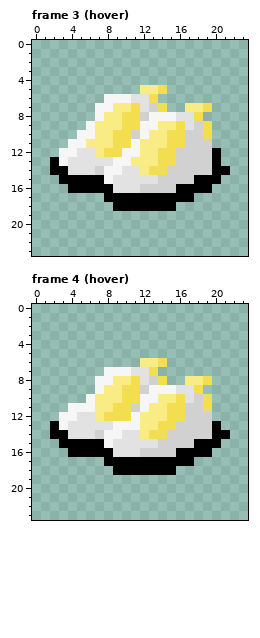
Pixel-art file: Assets/Resources/new aseprite/objects/items/shoes.aseprite. Above, as it was before the edit.
24x24 pixels, 4 frames. Shown: frame 3 (hover), frame 4 (hover). The commit also changed other frames, which this record leaves out.
Now the later version:
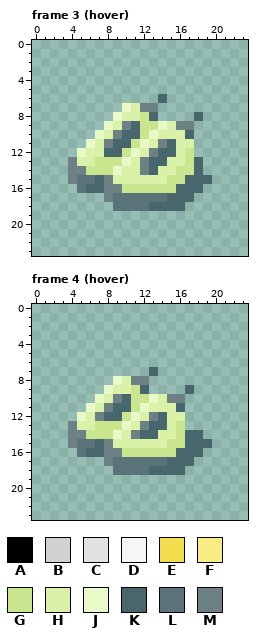
Palette (. is transparent): A #000000  B #d1d1d1  C #e2e2e2  D #f6f6f6  E #f2de4e  F #faec84  G #c9e58e  H #daf2a8  J #e9f9c7  K #48676d  L #5a7378  M #6d8185
Edits made:
layer "Flattened Copy" now hidden
layer "Layer 1" added
Changed rows in their new state; - is an unchanged pixel.
Frame 3 (hover):
first column x 2:
 5 ----------...-------
 6 ------......K-------
 7 -----...JHMM.--...--
 8 -----..JHHGK....K---
 9 ----..JHMKGGJHMM..--
10 ---..JHMKKGJHHHK..--
11 --..JHMKKGJHMKHH..--
12 -..JHHKKGJHMKKHG...-
13 ..MHHGGGJHMKKHHGK..-
14 ..MMGGGJHHMKHHGGK...
15 -.MLLKMHHHHHHGGKKK.-
16 --.LKKMMGGGGGGKKK.--
17 ------MLLLLLLKKK----
18 -------LLLLKKKK-----
Frame 4 (hover):
first column x 2:
 6 ----------...-------
 7 ------.....K--------
 8 -----..JHMM..--...--
 9 -----.JHHGK....K.---
10 ----.JHMKGGJHMM...--
11 --..JHMKKGJHHHK...--
12 -..JHMKKGJHMKHH...--
13 ..MHHGGGJHMKKHG....-
14 ..MMGGGJHMKKHHGKK...
15 -.MLLKMHHHHHHGGKKK.-
16 --.LKKMMGGGGGGKKK.--
17 ------MLLLLLLKKK----
18 -------LLLLKKKK-----
Changed places in both pictures, as pixel boxes (x1, y1, x2, y2):
changed: (50, 85, 230, 211)
changed: (50, 358, 230, 475)
